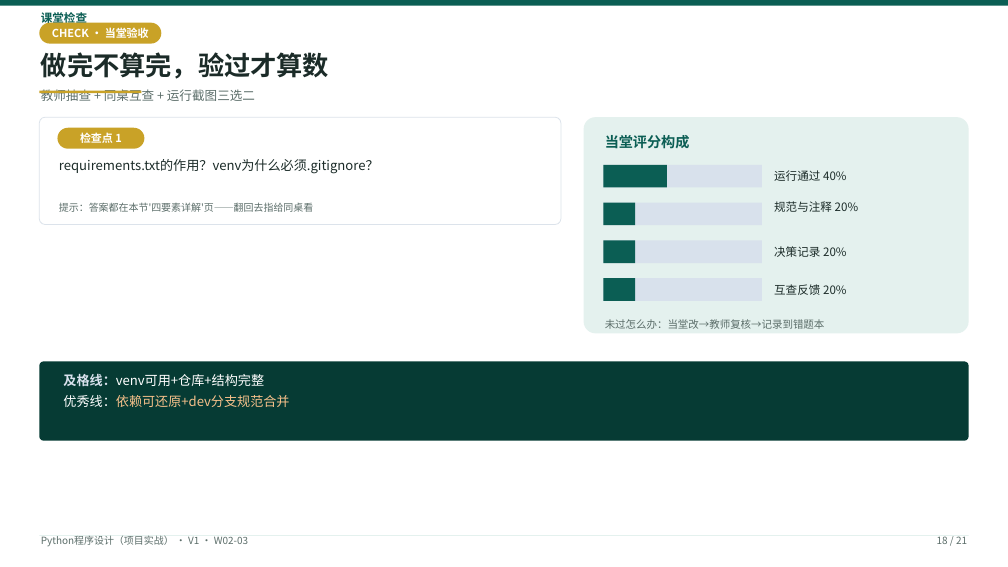
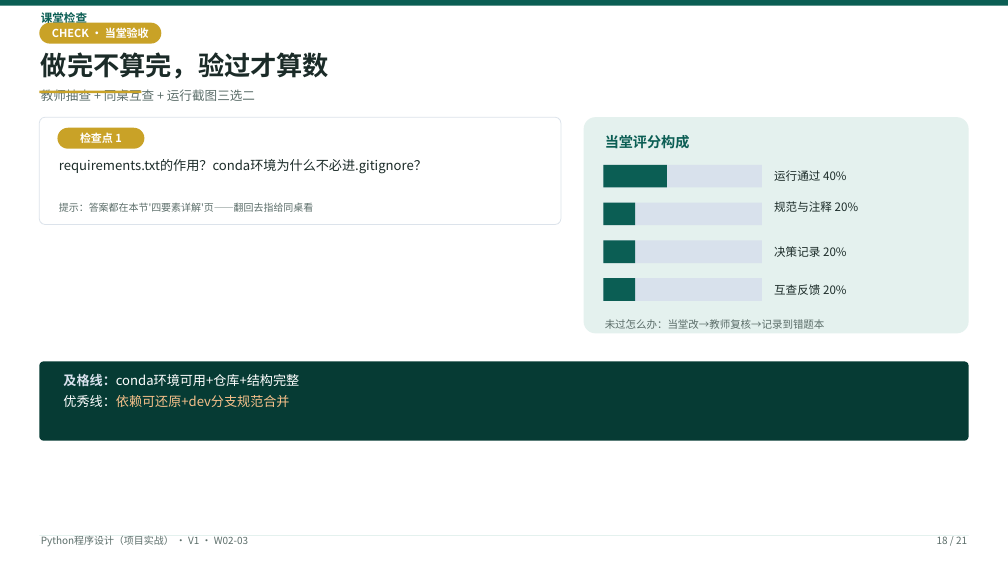
Before and after one commit to tianqiongenze/ai-course-teaching-resources, a slide deck: slide 18 of 03-Python程序设计-项目实战/V1授课PPT/W02-第3次课-像企业团队一样写代码.pptx. Drawn at 1008x567 pixels with LibreOffice and Linux fonts; fonts in the diff are those of the drawing. Boxes give left, top, right and bottom in pixels: in the first picture for what was removed or moved away, otherwise in the second. Text is boxed around its words. In the diff, an @@ line names an element or a change of style, - is before the commit and + after.

```diff
--- a/03-Python程序设计-项目实战/V1授课PPT/W02-第3次课-像企业团队一样写代码.pptx
+++ b/03-Python程序设计-项目实战/V1授课PPT/W02-第3次课-像企业团队一样写代码.pptx
@@ text at (59,159,427,174): text changed @@
-requirements.txt的作用？venv为什么必须.gitignore？
+requirements.txt的作用？conda环境为什么不必进.gitignore？
@@ text at (63,373,299,407): text changed; text colour #F5C08A to #FFFFFF @@
-及格线：venv可用+仓库+结构完整
-优秀线：依赖可还原+dev分支规范合并
+及格线：conda环境可用+仓库+结构完整
+优秀线：依赖可还原+dev分支规范合并
```
Also in this commit, not shown: 9 other slides changed, 5 other files.
